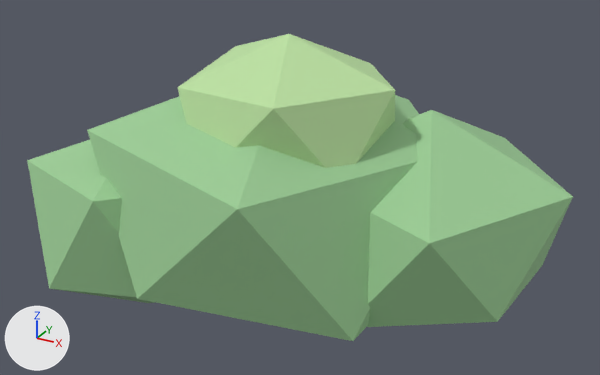
A saved change to the FBX model fishing-game/godot/assets/models/Props/Bush.fbx.
The view is the same before and after, from a camera (50 mm lens) standing at (0.995, -1.709, 1.166) and looking at (0.051, 0.006, 0.308). The lights are fixed; the arrows at lower left show +X, +Y and +Z. The older version comes first. Where no turn or scale is listed for an object, it has been applied to the vertices.

Names of what the first picture shows: 'Bush'.
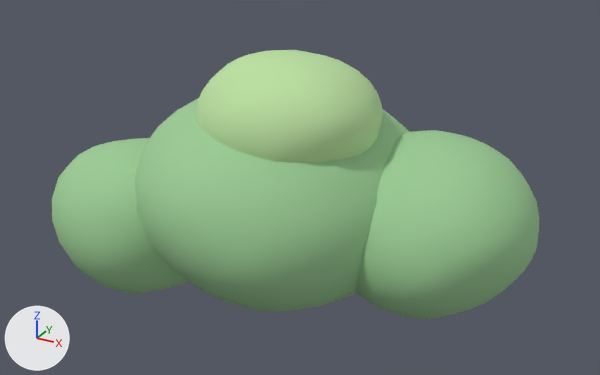
What differs and where, as boxes [x1, y1, x2, y2] in the pictures (600 x 375 px):
'Bush', reshaped (11% narrower, 12% shorter)
    before: [27, 34, 573, 341]
    after: [52, 50, 539, 319]
part 1 of me_bush, rebuilt (17% narrower, 13% shorter)
    before: [87, 95, 419, 341]
    after: [134, 98, 410, 311]
part 2 of me_bush, rebuilt
    before: [27, 140, 155, 303]
    after: [52, 138, 188, 293]
part 3 of me_bush, rebuilt
    before: [367, 110, 573, 327]
    after: [355, 130, 539, 319]
part 4 of me_bush, rebuilt (14% narrower, 16% shorter)
    before: [177, 34, 395, 168]
    after: [195, 50, 383, 163]

What changed in the scene script:
```text
Change me_bush:
    used by ob_bush; location = (0.0, 0.0, 0.0)
    remove me_bush.from_pydata(...)  # 48 vertices, 80 faces; spans x -0.608..0.711, y -0.436..0.446, z -0.101..0.713
    add me_bush.from_pydata(...)  # 968 vertices, 960 faces; spans x -0.578..0.641, y -0.382..0.385, z 0.006..0.667
    me_bush part 1: the loose piece of 12 vertices spanning x -0.446..0.43, y -0.436..0.446, z -0.101..0.649 is rebuilt with 242 vertices and now spans x -0.376..0.37, y -0.382..0.385, z 0.008..0.561
    me_bush part 2: the loose piece of 12 vertices spanning x -0.608..-0.033, y -0.428..0.168, z -0.07..0.465 is rebuilt with 242 vertices and now spans x -0.578..-0.091, y -0.38..0.11, z 0.006..0.408
    me_bush part 3: the loose piece of 12 vertices spanning x 0.034..0.711, y -0.229..0.41, z -0.062..0.544 is rebuilt with 242 vertices and now spans x 0.102..0.641, y -0.188..0.367, z 0.019..0.472
    me_bush part 4: the loose piece of 12 vertices spanning x -0.238..0.324, y -0.288..0.224, z 0.299..0.713 is rebuilt with 242 vertices and now spans x -0.185..0.278, y -0.258..0.172, z 0.356..0.667
```
